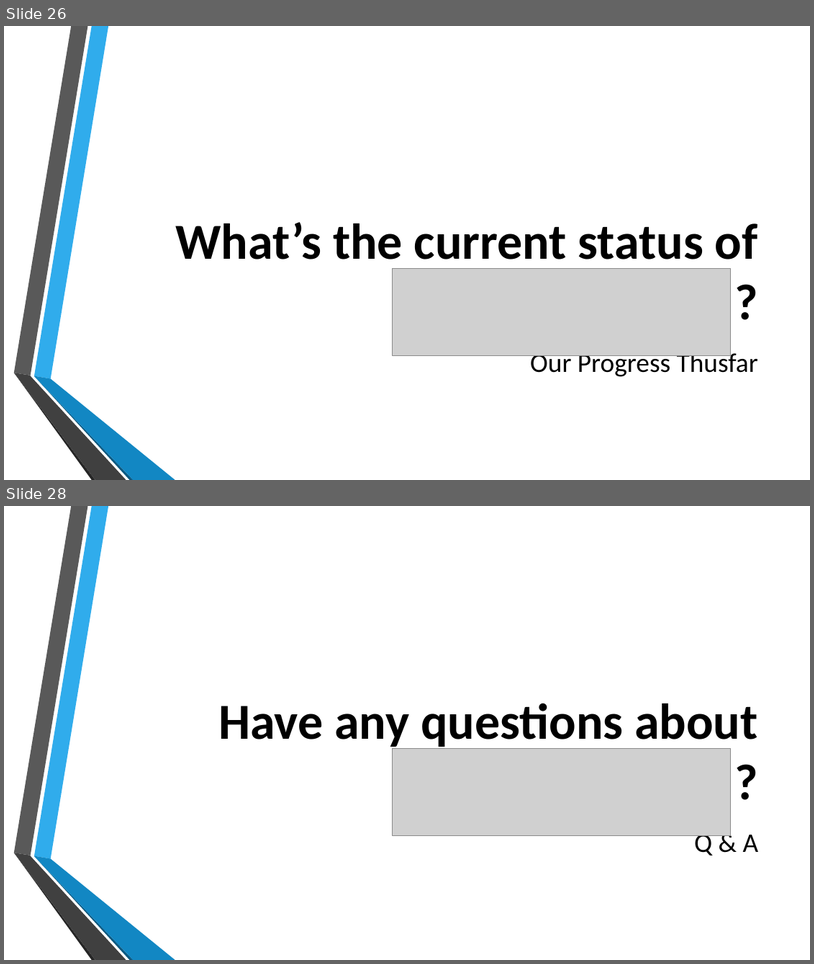
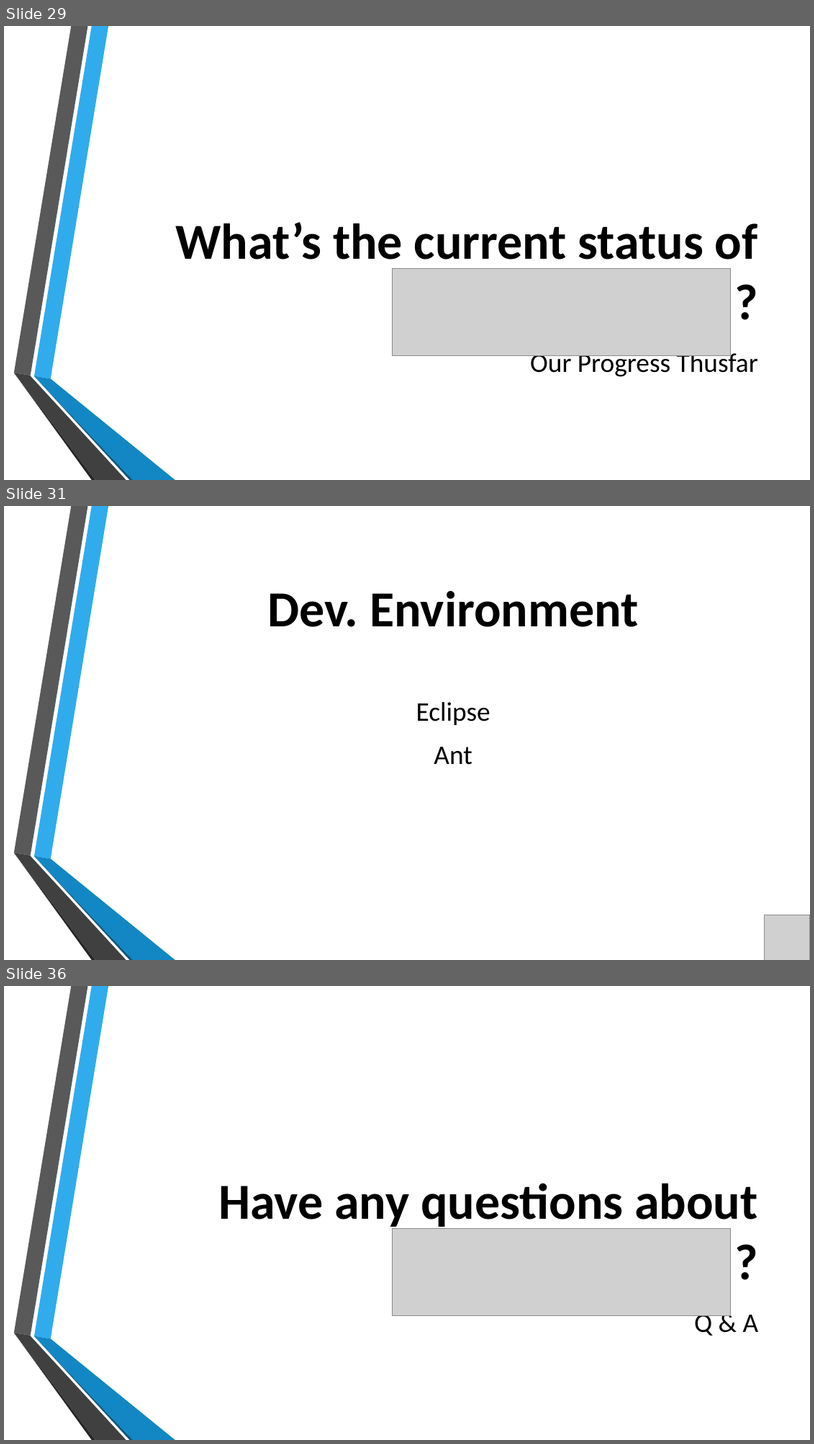
Before and after one commit to fisherevans/SmartShift, a slide deck: smarts/trunk/media/presentations/progress_report/progress_report.pptx. Shown one above the other, each under a label of ours: slides 26 and 28 before the commit, slides 29, 31 and 36 after it; the slides between them are not shown. The pictures are 814x964 and 814x1444 pixels, drawn with LibreOffice and Linux fonts; fonts in the diff are those of the drawing; grey boxes stand for pictures; background and template pictures are left out. Boxes give left, top, right and bottom in pixels: in the first picture for what was removed or moved away, otherwise in the second. Text is boxed around its words. In the diff, an @@ line names an element or a change of style, - is before the commit and + after.

```diff
--- a/smarts/trunk/media/presentations/progress_report/progress_report.pptx
+++ b/smarts/trunk/media/presentations/progress_report/progress_report.pptx
@@ slide 31 added at [4,506,810,960], background picture (left out); not listed: 6 template elements that a slide beside it also shows @@
@@ text added at [268,591,638,627], 60 pt, text #000000, bold @@
+Dev. Environment
@@ text added at [417,702,491,764], 32 pt, text #000000 @@
+Eclipse
+Ant
@@ picture added at [765,914,810,960] @@
@@ what was slide 26 is now slide 29 @@
@@ what was slide 28 is now slide 36 @@
```
Also in this commit, not shown: 3 slides changed, 7 other slides added, 5 other files.
